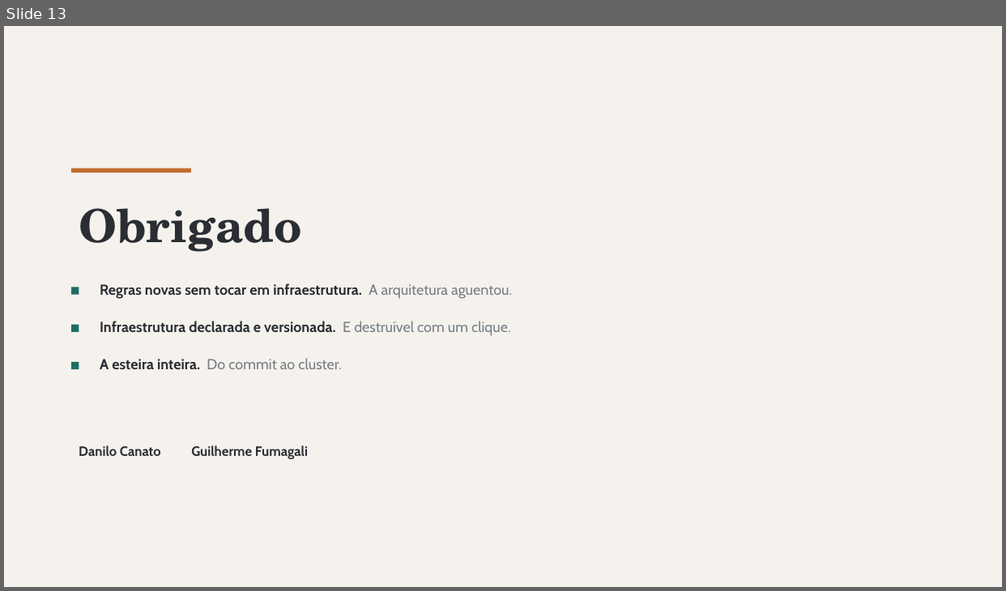
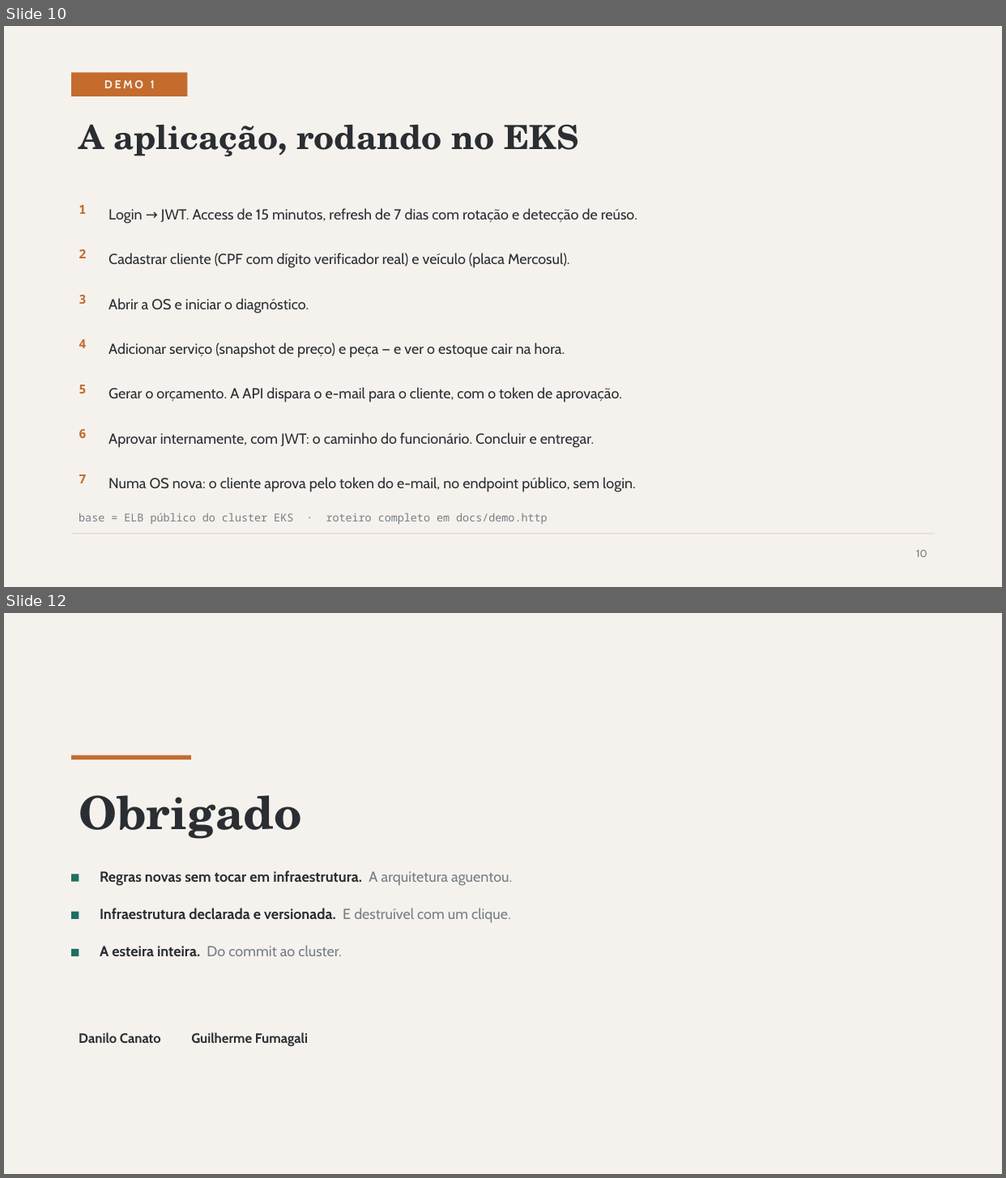
Before and after one commit to Guilherme-Fumagali/tech-challenge-1, a slide deck: docs/apresentacao/Tech-Challenge-Fase2.pptx. Shown one above the other, each under a label of ours: slide 13 before the commit, slides 10 and 12 after it; the slides between them are not shown. The pictures are 1006x591 and 1006x1178 pixels, drawn with LibreOffice and Linux fonts; fonts in the diff are those of the drawing. Boxes give left, top, right and bottom in pixels: in the first picture for what was removed or moved away, otherwise in the second. Text is boxed around its words. In the diff, an @@ line names an element or a change of style, - is before the commit and + after.

```diff
--- a/docs/apresentacao/Tech-Challenge-Fase2.pptx
+++ b/docs/apresentacao/Tech-Challenge-Fase2.pptx
@@ slide 10 added at [4,26,1002,587], background #F5F2ED @@
@@ rectangle added at [71,72,187,96], fill #C46B2E @@
@@ text added at [104,80,155,88], 11 pt, text #F5F2ED, bold @@
+DEMO 1
@@ text added at [79,124,579,156], 32 pt, text #2A2E33, bold @@
+A aplicação, rodando no EKS
@@ text added at [79,205,86,214], 12 pt, text #C46B2E, bold @@
+1
@@ text added at [108,208,637,224], 14 pt, text #2A2E33 @@
+Login → JWT. Access de 15 minutos, refresh de 7 dias com rotação e detecção de reúso.
@@ text added at [79,250,86,258], 12 pt, text #C46B2E, bold @@
+2
@@ text added at [108,253,570,268], 14 pt, text #2A2E33 @@
+Cadastrar cliente (CPF com dígito verificador real) e veículo (placa Mercosul).
@@ text added at [79,295,86,304], 12 pt, text #C46B2E, bold @@
+3
@@ text added at [108,298,309,314], 14 pt, text #2A2E33 @@
+Abrir a OS e iniciar o diagnóstico.
@@ text added at [79,339,86,348], 12 pt, text #C46B2E, bold @@
+4
@@ text added at [108,343,565,358], 14 pt, text #2A2E33 @@
+Adicionar serviço (snapshot de preço) e peça — e ver o estoque cair na hora.
@@ text added at [79,385,86,394], 12 pt, text #C46B2E, bold @@
+5
@@ text added at [108,387,622,403], 14 pt, text #2A2E33 @@
+Gerar o orçamento. A API dispara o e-mail para o cliente, com o token de aprovação.
@@ text added at [79,429,86,438], 12 pt, text #C46B2E, bold @@
+6
@@ text added at [108,433,594,448], 14 pt, text #2A2E33 @@
+Aprovar internamente, com JWT: o caminho do funcionário. Concluir e entregar.
@@ text added at [79,475,86,484], 12 pt, text #C46B2E, bold @@
+7
@@ text added at [108,477,636,493], 14 pt, text #2A2E33 @@
+Numa OS nova: o cliente aprova pelo token do e-mail, no endpoint público, sem login.
@@ rectangle added at [71,534,935,535], fill #D8D3CA @@
@@ text added at [79,514,548,524], 10.5 pt, text #767E86 @@
+base = ELB público do cluster EKS · roteiro completo em docs/demo.http
@@ text added at [916,550,927,557], 10 pt, text #767E86 @@
+10
@@ what was slide 13 is now slide 12 @@
```
Also in this commit, not shown: 4 slides changed, 5 other slides added, 7 slides removed.
